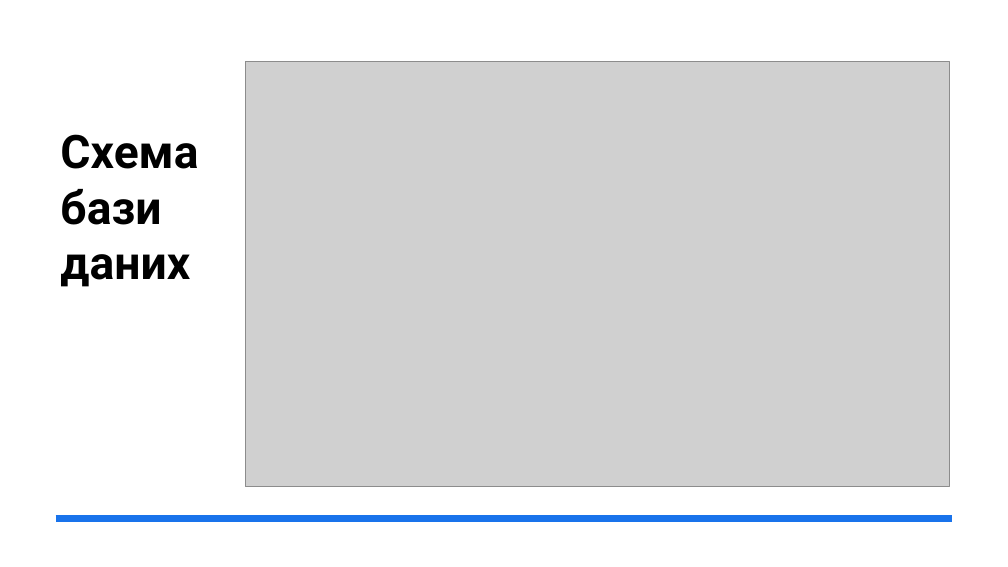
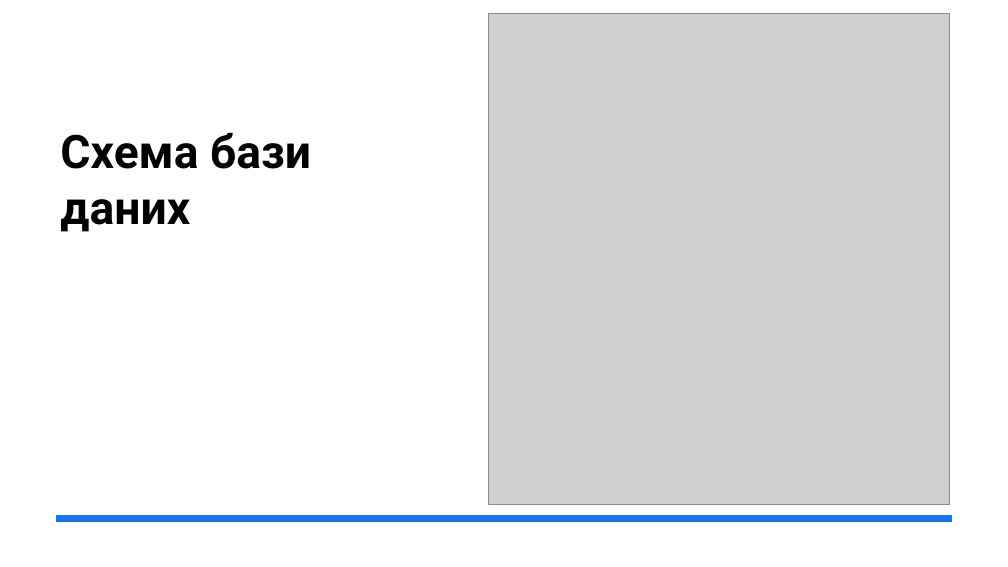
Before and after one commit to emissuu/UniTasks, a slide deck: slide 4 of C#/Lab2/Підсумки другої лабораторної роботи.pptx. Drawn at 1008x567 pixels with LibreOffice and Linux fonts; fonts in the diff are those of the drawing; grey boxes stand for pictures. Boxes give left, top, right and bottom in pixels: in the first picture for what was removed or moved away, otherwise in the second. Text is boxed around its words. In the diff, an @@ line names an element or a change of style, - is before the commit and + after.

```diff
--- a/C#/Lab2/Підсумки другої лабораторної роботи.pptx
+++ b/C#/Lab2/Підсумки другої лабораторної роботи.pptx
@@ picture: place and size @@
-picture at box(245, 61, 949, 487)
+picture at box(488, 14, 949, 505)
@@ title "Схема бази даних" rewrapped from box(60, 134, 198, 287) to box(60, 133, 311, 232) @@
```
Also in this commit, not shown: 7 other slides changed, 1 other file.
